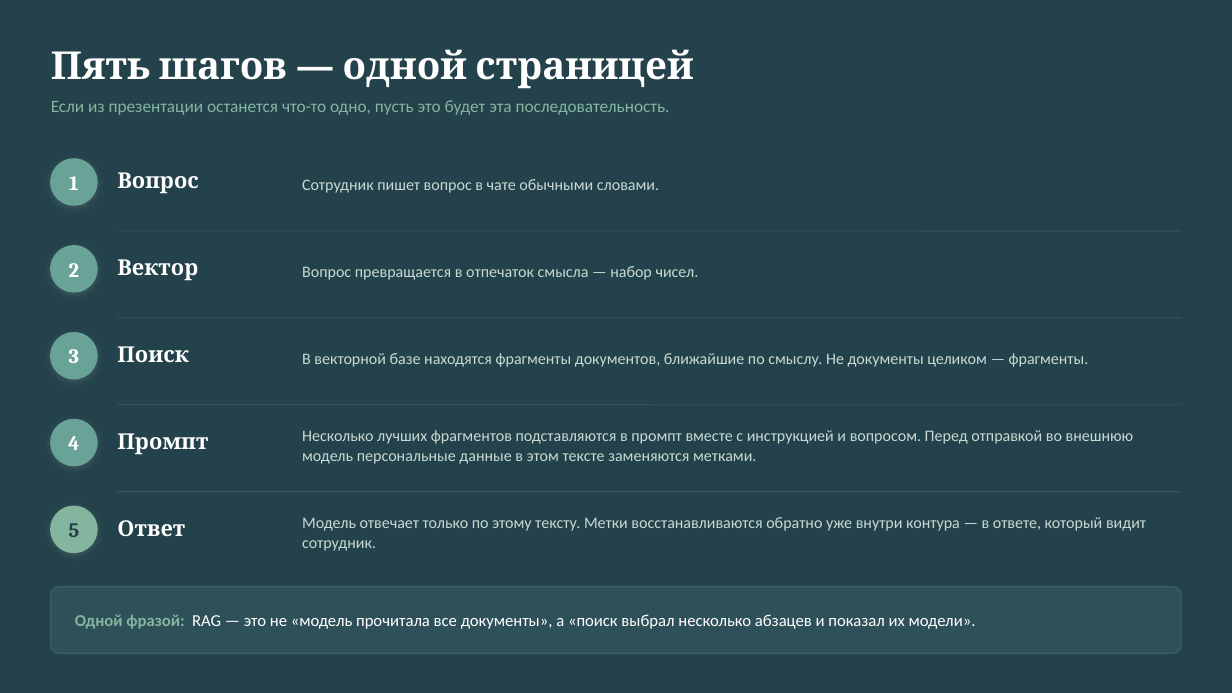
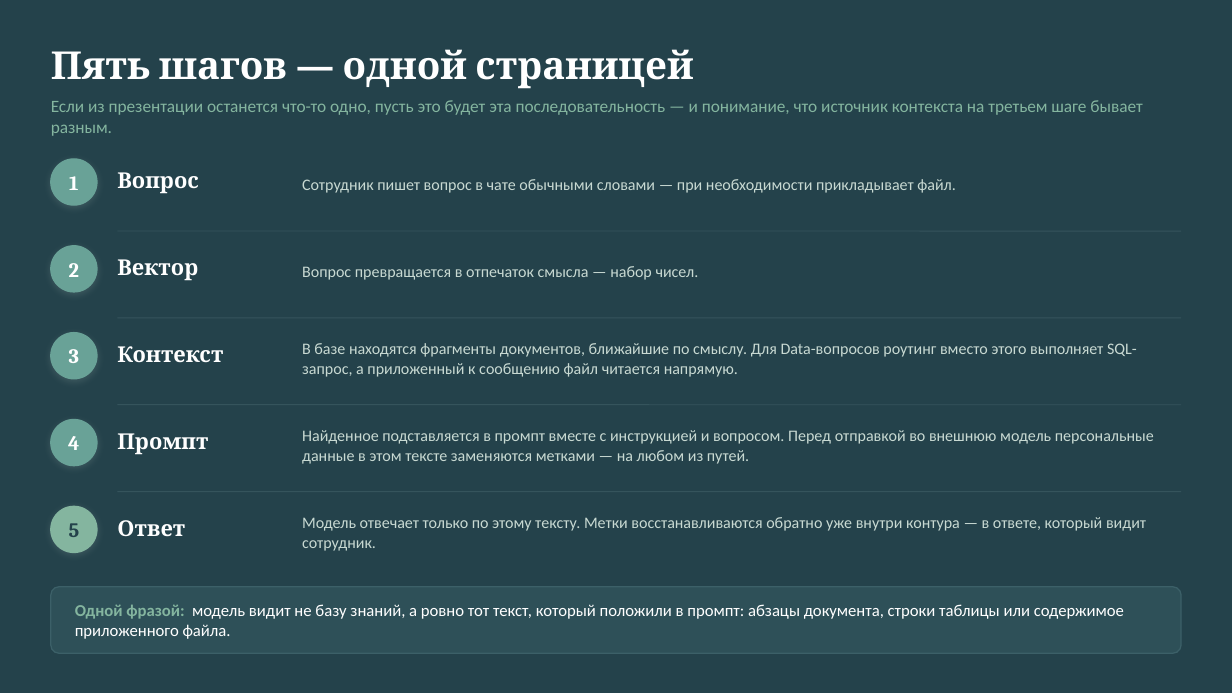
Before and after one commit to vladilslavandrosov-prog/job-RAG, a slide deck: slide 20 of docs/presentations/case-22-kak-rabotaet-rag-ot-voprosa-do-modeli.pptx (slide 13 before the commit). Drawn at 1232x693 pixels with LibreOffice and Linux fonts; fonts in the diff are those of the drawing. Boxes give left, top, right and bottom in pixels: in the first picture for what was removed or moved away, otherwise in the second. Text is boxed around its words. In the diff, an @@ line names an element or a change of style, - is before the commit and + after.

```diff
--- a/docs/presentations/case-22-kak-rabotaet-rag-ot-voprosa-do-modeli.pptx
+++ b/docs/presentations/case-22-kak-rabotaet-rag-ot-voprosa-do-modeli.pptx
@@ text at box(51, 100, 1142, 136): text changed @@
-Если из презентации останется что-то одно, пусть это будет эта последовательность.
+Если из презентации останется что-то одно, пусть это будет эта последовательность — и понимание, что источник контекста на третьем шаге бывает разным.
@@ text at box(302, 179, 956, 193): text changed @@
-Сотрудник пишет вопрос в чате обычными словами.
+Сотрудник пишет вопрос в чате обычными словами — при необходимости прикладывает файл.
@@ text at box(117, 346, 223, 363): text changed @@
-Поиск
+Контекст
@@ text at box(302, 343, 1137, 377): text changed @@
-В векторной базе находятся фрагменты документов, ближайшие по смыслу. Не документы целиком — фрагменты.
+В базе находятся фрагменты документов, ближайшие по смыслу. Для Data-вопросов роутинг вместо этого выполняет SQL-запрос, а приложенный к сообщению файл читается напрямую.
@@ text at box(302, 430, 1154, 464): text changed @@
-Несколько лучших фрагментов подставляются в промпт вместе с инструкцией и вопросом. Перед отправкой во внешнюю модель персональные данные в этом тексте заменяются метками.
+Найденное подставляется в промпт вместе с инструкцией и вопросом. Перед отправкой во внешнюю модель персональные данные в этом тексте заменяются метками — на любом из путей.
@@ text at box(75, 604, 1124, 639): text changed @@
-Одной фразой: RAG — это не «модель прочитала все документы», а «поиск выбрал несколько абзацев и показал их модели».
+Одной фразой: модель видит не базу знаний, а ровно тот текст, который положили в промпт: абзацы документа, строки таблицы или содержимое приложенного файла.
```
Also in this commit, not shown: 1 other slide changed, 7 slides added.
